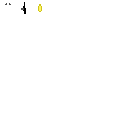
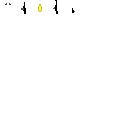
Layer changes from the first 128 x 128 image to the second:
added layer "Layer 4" above "Layer 2" over [53, 0, 58, 14]
